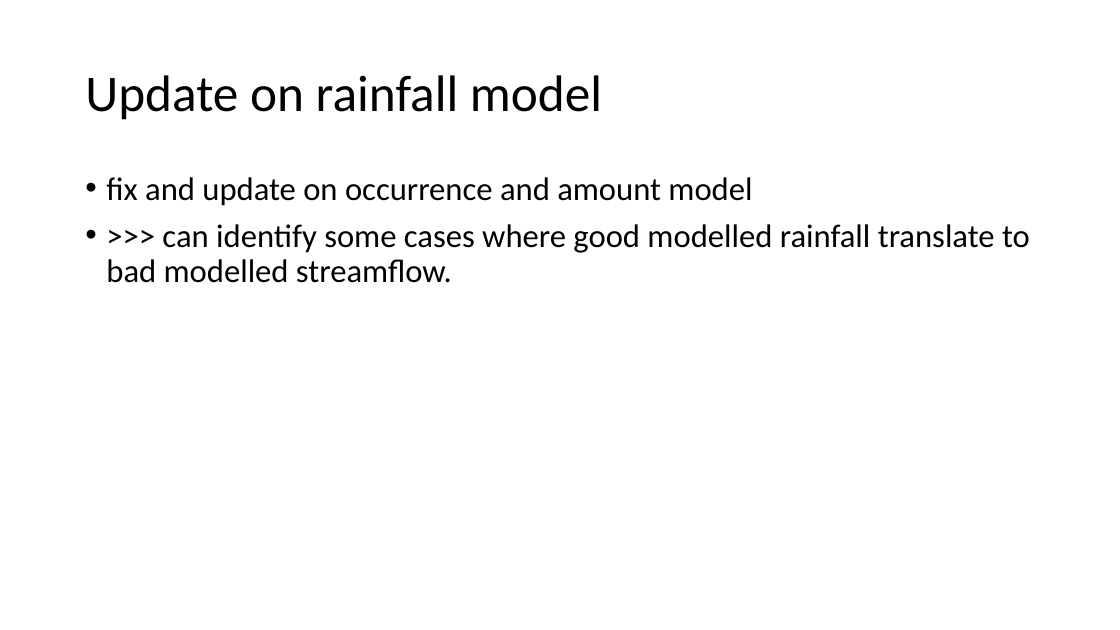
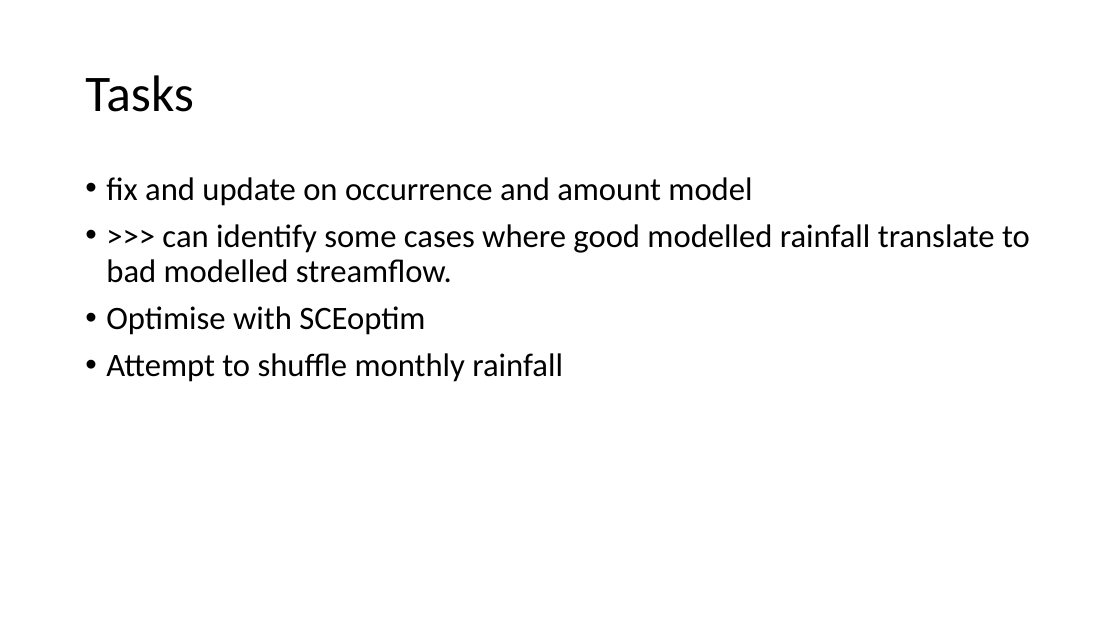
Before and after one commit to thienhuytruongnguyen/PilotStudy01, a slide deck: slide 13 of Meeting 28.pptx. Drawn at 1120x630 pixels with LibreOffice and Linux fonts; fonts in the diff are those of the drawing. Boxes give left, top, right and bottom in pixels: in the first picture for what was removed or moved away, otherwise in the second. Text is boxed around its words. In the diff, an @@ line names an element or a change of style, - is before the commit and + after.

```diff
--- a/Meeting 28.pptx
+++ b/Meeting 28.pptx
@@ title at box(85, 75, 194, 112): text changed @@
-Update on rainfall model
+Tasks
@@ text at box(106, 306, 563, 382): paragraphs added @@
+• Optimise with SCEoptim
+• Attempt to shuffle monthly rainfall
```
Also in this commit, not shown: 2 other slides changed, 6 other files.
